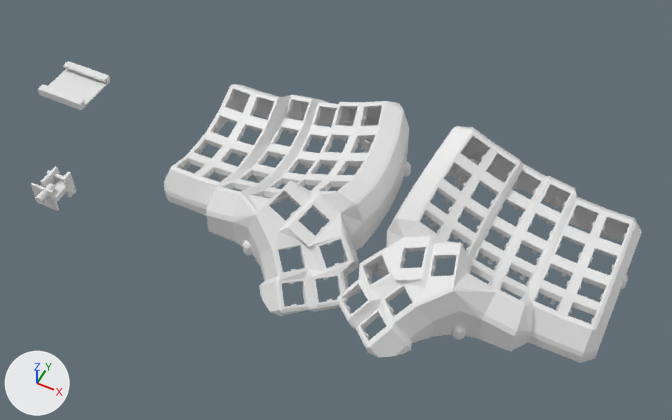
The Blender file model/edited_dactyl.blend, before and after one commit.
Camera for both pictures: a 50 mm camera at (309.0, -386.0, 470.0) aimed at (124.0, -17.0, 9.0). Lighting does not change. The marker at lower left points along +X, +Y and +Z.

Before the edit, the objects in view are built like this:
```python
me_left_5x6_003 = bpy.data.meshes.new('Left-5X6.003')
me_left_5x6_003.from_pydata(...)  # 104 vertices, 102 faces; spans x -9.3..8.5, y -7.4..13.7, z -9.9..8.9
me_left_5x6_008 = bpy.data.meshes.new('Left-5X6.008')
me_left_5x6_008.from_pydata(...)  # 5370 vertices, 10257 faces; spans x -56.0..32.0, y -160.0..10.0, z -6.0..46.0
me_plane = bpy.data.meshes.new('Plane')
me_plane.from_pydata(...)  # 40 vertices, 38 faces; spans x -443.0..1000.0, y -684.0..684.0, z -14.0..209.0
me_right_5x6 = bpy.data.meshes.new('Right-5X6')
me_right_5x6.from_pydata(...)  # 5389 vertices, 10268 faces; spans x -74.0..83.0, y -103.0..67.0, z 0.0..52.0
ob_jackholder = bpy.data.objects.new('jackHolder', me_left_5x6_003)
ob_jackholder.location = (-62.3, -81.6, 0.6)
_m = ob_jackholder.modifiers.new('Boolean', 'BOOLEAN')
_m.object = ob_jackplug
_m.solver = 'FLOAT'
_m = ob_jackholder.modifiers.new('Boolean.001', 'BOOLEAN')
_m.object = ob_jackholder_001
_m.solver = 'FLOAT'
_m = ob_jackholder.modifiers.new('Boolean.002', 'BOOLEAN')
_m.object = ob_screwplug
_m.solver = 'FLOAT'
ob_jackholder_003 = bpy.data.objects.new('jackHolder.003', me_left_5x6_008)
ob_jackholder_003.location = (105.1, 57.0, 5.8)
ob_jackholder_003.scale = (1.79, 1.0, 1.0)
_m = ob_jackholder_003.modifiers.new('Boolean', 'BOOLEAN')
_m.object = ob_usb_holes
_m.solver = 'FLOAT'
ob_pcb_holder = bpy.data.objects.new('pcb_holder', me_plane)
ob_pcb_holder.location = (-121.5, 13.2, 0.0)
ob_pcb_holder.scale = (0.027, 0.027, 0.027)
ob_right_5x6 = bpy.data.objects.new('Right-5X6', me_right_5x6)
ob_right_5x6.location = (230.2, 0.0, 0.0)
```
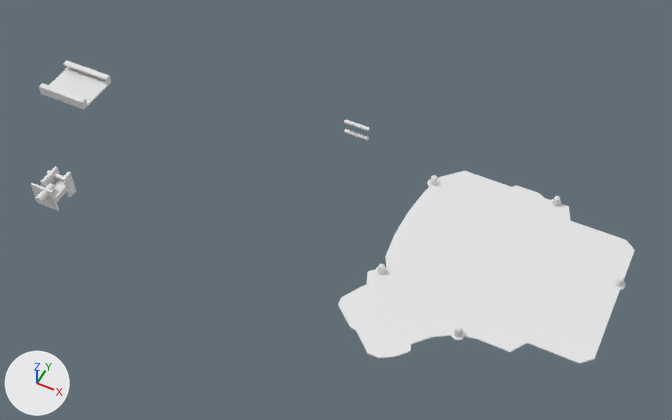
ob_pins is not drawn itself; it is used by a modifier of ob_left_bottom.

Pixel boxes [x1, y1, x2, y2] of what changed, in the pictures (672 x 420 px):
```json
{"object": "Right-5X6", "change": "hidden", "before": [337, 126, 642, 363]}
{"object": "left_bottom", "change": "added", "after": [338, 171, 635, 364]}
{"object": "jackHolder.003", "change": "hidden", "before": [164, 84, 411, 316]}
{"object": "pcb_holder", "change": "reshaped", "before": [38, 61, 111, 110], "after": [39, 61, 111, 110]}
```

Scene script edits in JSON lines:
```json
{"block": "me_plane", "where": "# used by ob_pcb_holder; location = (-121.5, 13.2, 0.0); scale = (0.027, 0.027, 0.027)"}
{"op": "remove", "block": "me_plane", "code": "me_plane.from_pydata(...)  # 40 vertices, 38 faces; spans x -443.0..1000.0, y -684.0..684.0, z -14.0..209.0"}
{"op": "add", "block": "me_plane", "code": "me_plane.from_pydata(...)  # 90 vertices, 90 faces; spans x -443.0..1051.0, y -627.0..650.0, z -14.0..254.0"}
{"block": "me_plane", "change": "me_plane part 1"}
{"block": "me_plane", "change": "36 vertices are removed from x -443.0..1000.0, y -684.0..684.0, z -14.0..209.0"}
{"block": "me_plane", "change": "38 faces are deleted"}
{"block": "me_plane", "change": "12 vertices are added at x -443.0..1000.0, y -456.0..479.0, z -14.0..254.0"}
{"block": "me_plane", "change": "6 new vertices lie (51.0, 0.0, 0.0) away from vertices in x 1000.0, y -573.0..479.0, z -14.0..24.0"}
{"block": "me_plane", "change": "8 new vertices lie (0.0, 0.0, 36.0) away from vertices in x -443.0..1051.0, y -573.0..479.0, z 24.0"}
{"block": "me_plane", "change": "9 new vertices lie (0.0, 118.0, 0.0) away from vertices in x -443.0..1051.0, y 479.0, z -14.0..60.0"}
{"block": "me_plane", "change": "9 new vertices lie (0.0, 0.0, 141.0) away from vertices in x -443.0..1051.0, y -573.0..597.0, z 60.0"}
{"block": "me_plane", "change": "9 new vertices lie (0.0, -54.0, 0.0) away from vertices in x -443.0..1051.0, y -573.0, z -14.0..201.0"}
{"block": "me_plane", "change": "10 new vertices lie (0.0, 0.0, 53.0) away from vertices in x -443.0..1051.0, y -627.0..597.0, z 201.0"}
{"block": "me_plane", "change": "11 new vertices lie (0.0, 53.0, 0.0) away from vertices in x -443.0..1051.0, y 597.0, z -14.0..254.0"}
{"block": "me_plane", "change": "12 new vertices lie (1443.0, 0.0, 0.0) away from vertices in x -443.0, y -627.0..650.0, z 24.0..254.0"}
{"block": "me_plane", "change": "90 new faces join them"}
{"op": "add", "block": "me_right_5x6_001", "code": ["me_right_5x6_001 = bpy.data.meshes.new('Right-5X6.001')", "me_right_5x6_001.from_pydata(...)  # 200 vertices, 330 faces; spans x -62.5..81.0, y -68.8..65.4, z -0.6..6.2"]}
{"op": "add", "block": "me_left_5x6_bottom_plate", "code": ["me_left_5x6_bottom_plate = bpy.data.meshes.new('Left 5x6 Bottom Plate')", "me_left_5x6_bottom_plate.from_pydata(...)  # 5239 vertices, 10480 faces; spans x -104.0..53.0, y -103.0..67.0, z 0.0"]}
{"op": "add", "block": "ob_jackholder_003", "code": "ob_jackholder_003.hide_viewport = True"}
{"op": "add", "block": "ob_right_5x6", "code": "ob_right_5x6.hide_viewport = True"}
{"op": "add", "block": "ob_left_bottom", "code": ["ob_left_bottom = bpy.data.objects.new('left_bottom', me_left_5x6_bottom_plate)", "ob_left_bottom.location = (209.3, 0.3, -0.9)", "ob_left_bottom.rotation_euler = (0.0, 3.142, 0.0)  # degrees (0, 180, 0)", "_m = ob_left_bottom.modifiers.new('Boolean', 'BOOLEAN')", "_m.object = ob_pins", "_m.operation = 'UNION'", "_m.solver = 'FLOAT'"]}
{"op": "add", "block": "ob_pins", "code": ["ob_pins = bpy.data.objects.new('pins', me_right_5x6_001)", "ob_pins.location = (230.2, 0.0, 0.0)", "ob_pins.hide_viewport = True"]}
```
